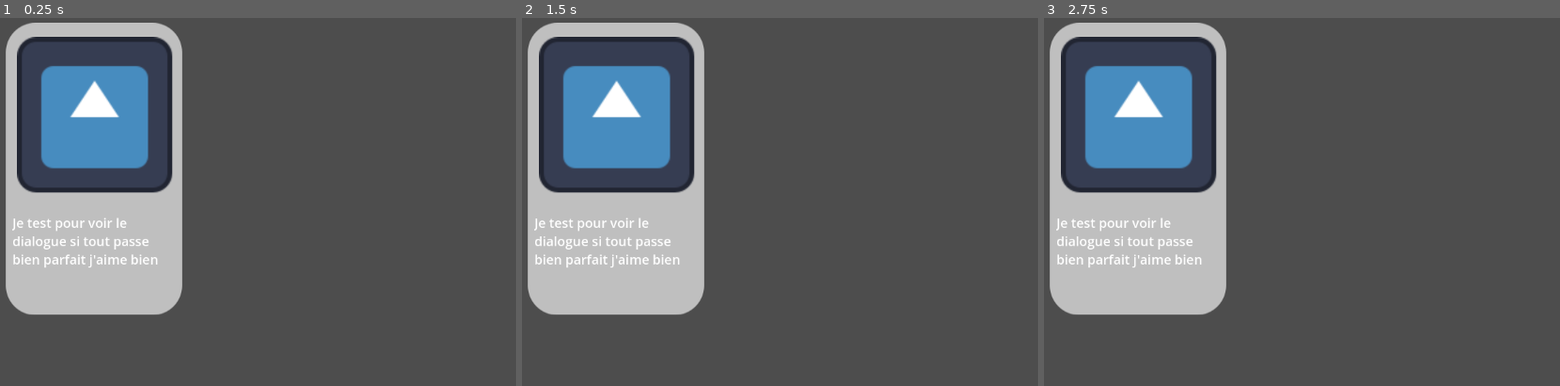
Above: before the commit, frames 1-3 (left to right).
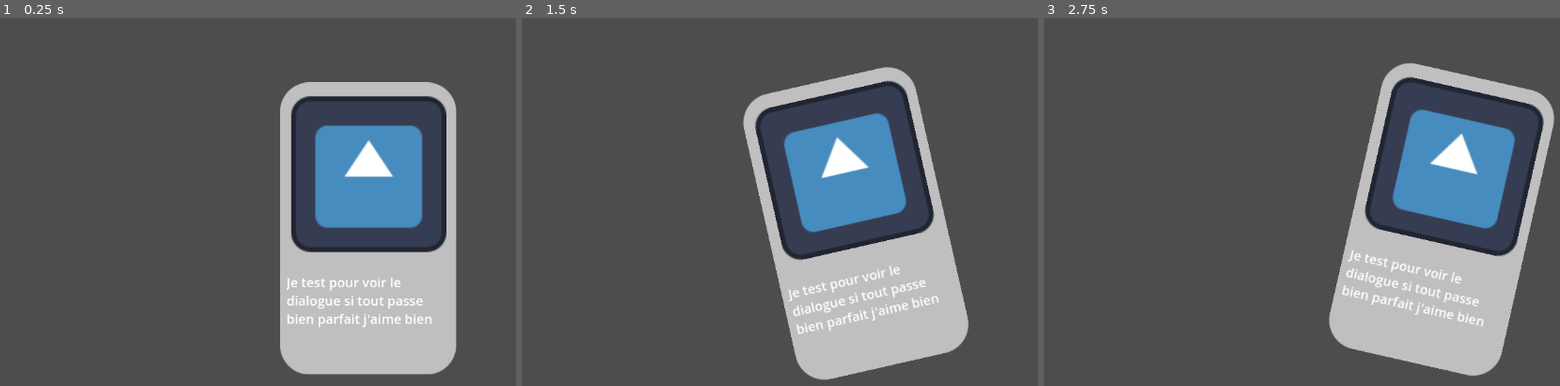
Above: after the commit, the same moments.

Repository: Spidermatou/The-Schu-Man
Game: Godot game, scene res://scenes/DecisionCard/DecisionCard.tscn
The game is run twice, just before and just after one commit, with the same random seed, the same clock (stepped at 60 frames per second) and the same inputs. This scene is started directly instead of the project's main scene. The engine's default icon, where the game draws it, is replaced by a stand-in: a white triangle on a blue panel in a dark square.
Inputs:
- Up to frame 1 (0.25 s): no input
- Up to frame 2 (1.5 s): tap Enter at 0.5 s; hold Right 0.53-1.28 s; tap Space at 1.25 s; hold Left from 1.28 s (still down)
- Up to frame 3 (2.75 s): tap Enter at 2 s; release Left at 2.03 s; hold Right from 2.03 s (still down)

The runs differ from the first frame. In frame 1, 43% of the frame differs, in the area x 1-89%, y 1-97%; in frame 2, 43%, in the area x 1-87%, y 1-99%; in frame 3, 43%.

Commit message:
Finish DecisionCard

Diff:
--- a/The Schu-Man/scenes/DecisionCard/DecisionCard.gd
+++ b/The Schu-Man/scenes/DecisionCard/DecisionCard.gd
@@ -19,29 +19,48 @@
 	var dialogBox = get_node("DialogBox")
 	dialogBox.text + dialog
 
-var right_arrow_pressed = false
-var left_arrow_pressed = false
-
+var right_arrow_pressed = 0
+var left_arrow_pressed = 0
+var pos = get_position()
 func _input(event):
 	if event is InputEventKey:
-		if event.keycode == KEY_RIGHT and !right_arrow_pressed:
-			left_arrow_pressed = false
-			right_arrow_pressed = true
-			peakToRight.emit()
-			print(peakToRight)
-		if event.keycode == KEY_LEFT:
-			right_arrow_pressed = false
-			left_arrow_pressed = true
-			peakToLeft.emit()
-			print(peakToLeft)
-		if event.keycode == KEY_RIGHT and right_arrow_pressed:
-			right_arrow_pressed = false
-			cardChosen.emit(true)
-			print(cardChosen)
-		if event.keycode == KEY_LEFT and left_arrow_pressed:
-			left_arrow_pressed = false
-			cardChosen.emit(false)
-			print(cardChosen)
+
+		if event.pressed:
+			if event.keycode == KEY_RIGHT and right_arrow_pressed == 0:
+				var newpos = Vector2(pos.x+100, pos.y-40)
+				set_position(newpos)
+				rotation_degrees = 12.8
+				left_arrow_pressed = 0
+				right_arrow_pressed += 1
+				peakToRight.emit()
+				print(peakToRight)
+				return
+
+			if event.keycode == KEY_LEFT and left_arrow_pressed == 0:
+				var newpos = Vector2(pos.x-100, pos.y+30)
+				set_position(newpos)
+				rotation_degrees = -12.8
+				right_arrow_pressed = 0
+				left_arrow_pressed += 1
+				peakToLeft.emit()
+				print(peakToLeft)
+				return
+
+			if event.keycode == KEY_RIGHT and right_arrow_pressed == 1:
+				set_position(pos)
+				rotation_degrees = 0
+				right_arrow_pressed = 0
+				cardChosen.emit(true)
+				print(cardChosen)
+				return
+
+			if event.keycode == KEY_LEFT and left_arrow_pressed == 1:
+				set_position(pos)
+				rotation_degrees = 0
+				left_arrow_pressed = 0
+				cardChosen.emit(false)
+				print(cardChosen)
+				return
 
 # Called every frame. 'delta' is the elapsed time since the previous frame.
 func _process(delta):
--- a/The Schu-Man/scenes/DecisionCard/DecisionCard.tscn
+++ b/The Schu-Man/scenes/DecisionCard/DecisionCard.tscn
@@ -5,6 +5,7 @@
 [ext_resource type="Script" path="res://scenes/DecisionCard/DecisionCardImage.gd" id="3_vpt4u"]
 
 [node name="DecisionCard" type="Node2D"]
+position = Vector2(420, 91)
 script = ExtResource("2_jqjsp")
 
 [node name="Card" type="Sprite2D" parent="."]
